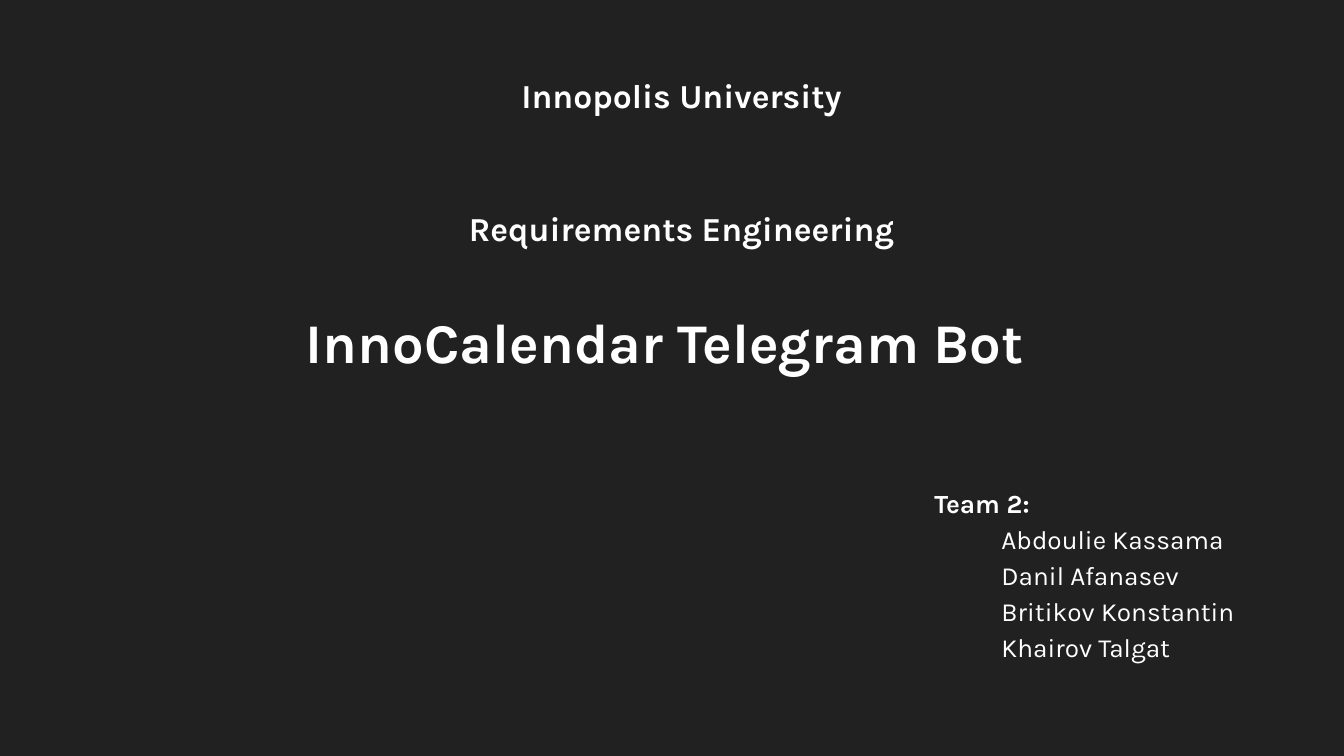
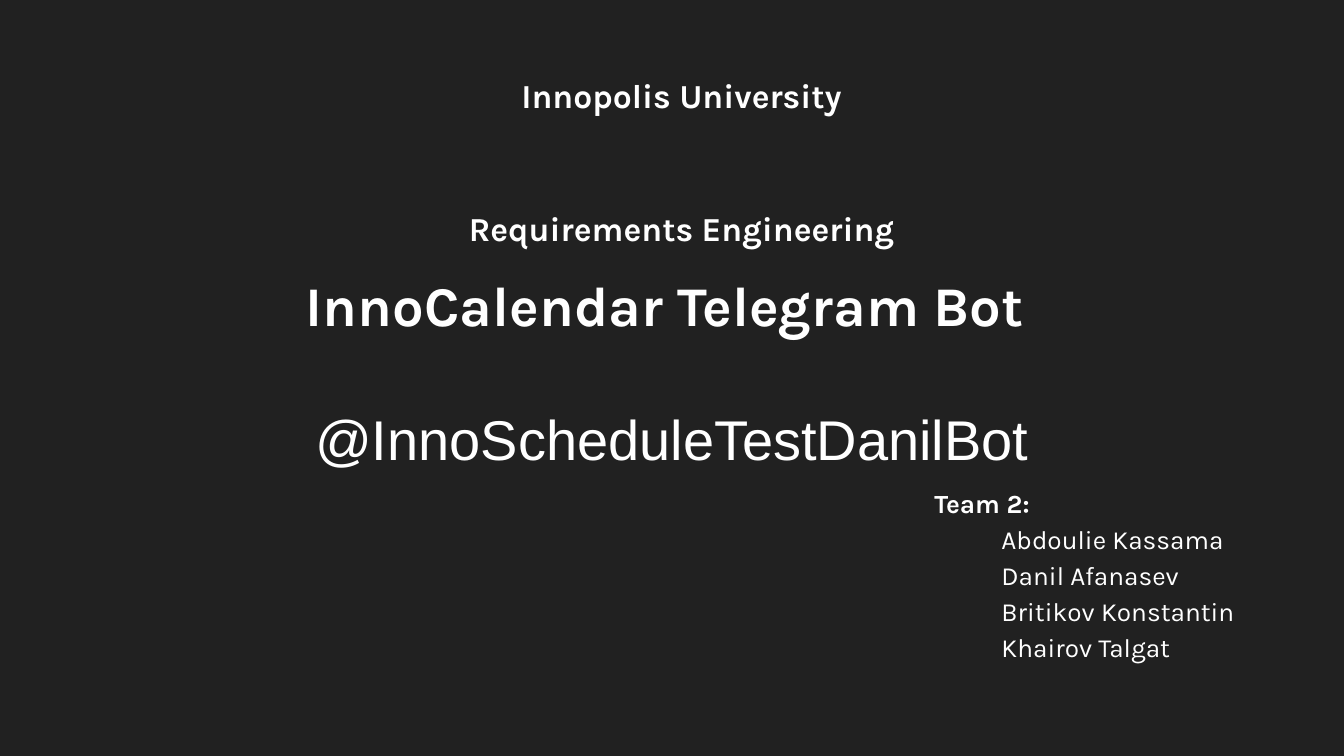
Before and after one commit to akassama/RoomServe, a slide deck: slide 1 of InnoCalendar Telegram Bot Unit testing.pptx. Drawn at 1344x756 pixels with LibreOffice and Linux fonts; fonts in the diff are those of the drawing. Boxes give left, top, right and bottom in pixels: in the first picture for what was removed or moved away, otherwise in the second. Text is boxed around its words. In the diff, an @@ line names an element or a change of style, - is before the commit and + after.

```diff
--- a/InnoCalendar Telegram Bot Unit testing.pptx
+++ b/InnoCalendar Telegram Bot Unit testing.pptx
@@ title "InnoCalendar Telegram Bot": place and size @@
-title "InnoCalendar Telegram Bot" at (306,324,1023,376)
+title "InnoCalendar Telegram Bot" at (306,287,1028,468)
@@ title at (315,419,1028,468): paragraph added @@
+@InnoScheduleTestDanilBot
```
Also in this commit, not shown: 2 other slides changed, 1 slide added.
